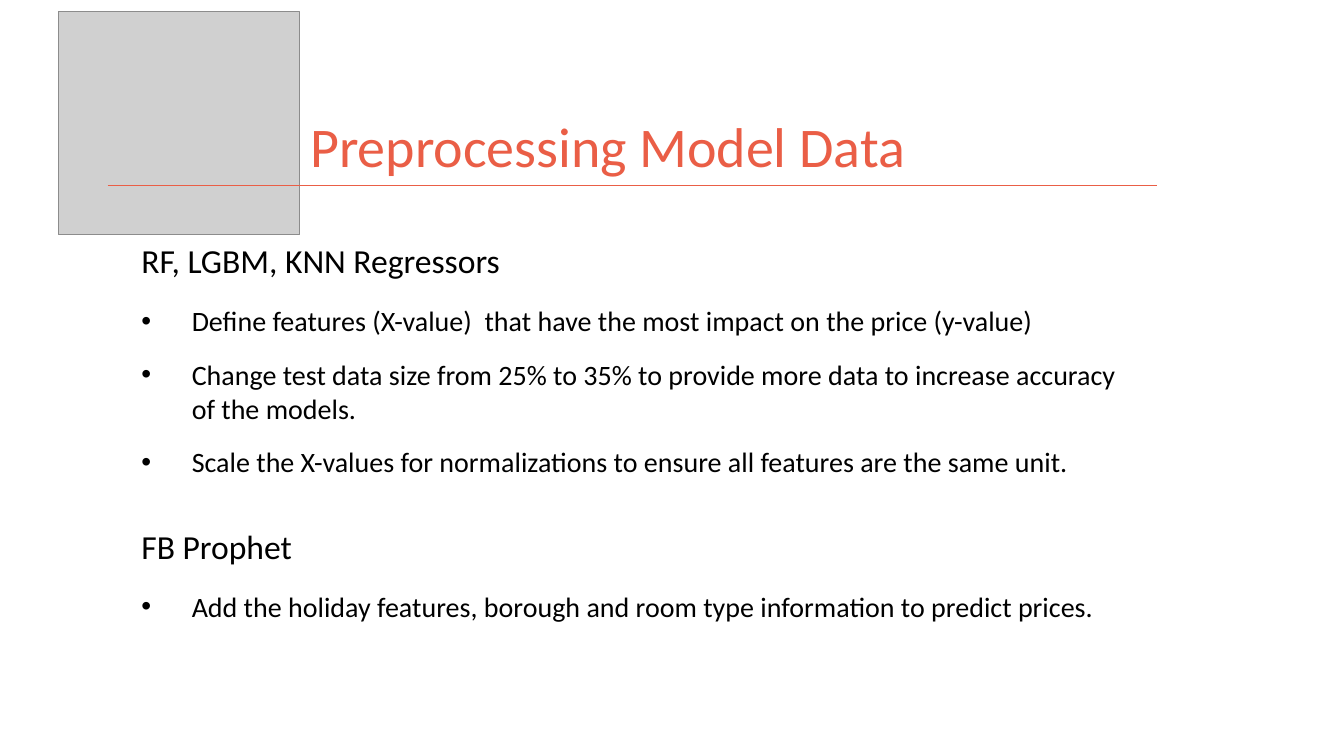
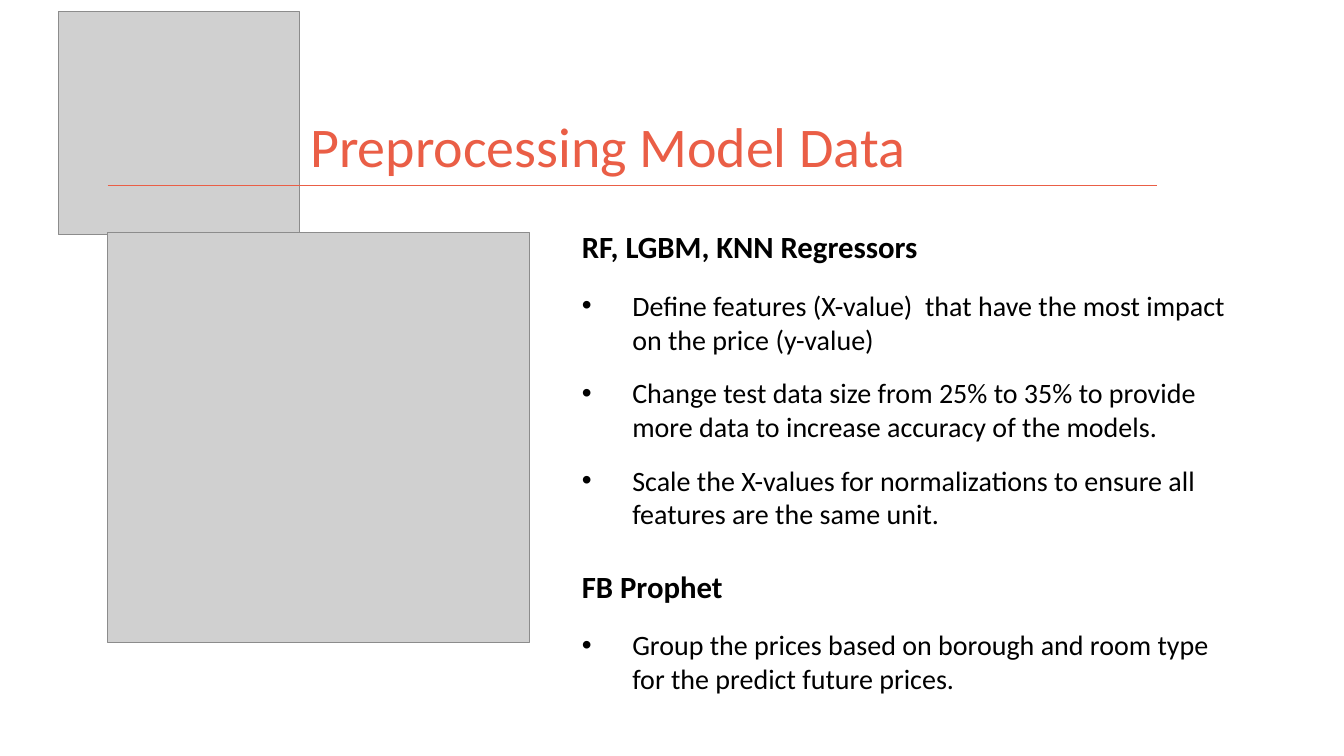
Before and after one commit to kman4/AirbnbPredictions, a slide deck: slide 13 of Airbnb Price Predictions (Model).pptx. Drawn at 1344x756 pixels with LibreOffice and Linux fonts; fonts in the diff are those of the drawing; grey boxes stand for pictures. Boxes give left, top, right and bottom in pixels: in the first picture for what was removed or moved away, otherwise in the second. Text is boxed around its words. In the diff, an @@ line names an element or a change of style, - is before the commit and + after.

Commit message:
update powerpoint and added images for powerpoint

```diff
--- a/Airbnb Price Predictions (Model).pptx
+++ b/Airbnb Price Predictions (Model).pptx
@@ picture added at (x1=108, y1=233, x2=530, y2=642) @@
@@ text "RF, LGBM, KNN Regressors" moved from (x1=141, y1=251, x2=1115, y2=622) to (x1=582, y1=238, x2=1224, y2=694) @@
@@ text at (x1=582, y1=238, x2=918, y2=603): size 24 to 22 pt, bold on in "RF, LGBM, KNN Regressors", "FB Prophet" @@
@@ text at (x1=632, y1=635, x2=1209, y2=694): text changed @@
-• Add the holiday features, borough and room type information to predict prices.
+• Group the prices based on borough and room type for the predict future prices.
```
Also in this commit, not shown: 11 other slides changed, 4 other files.
